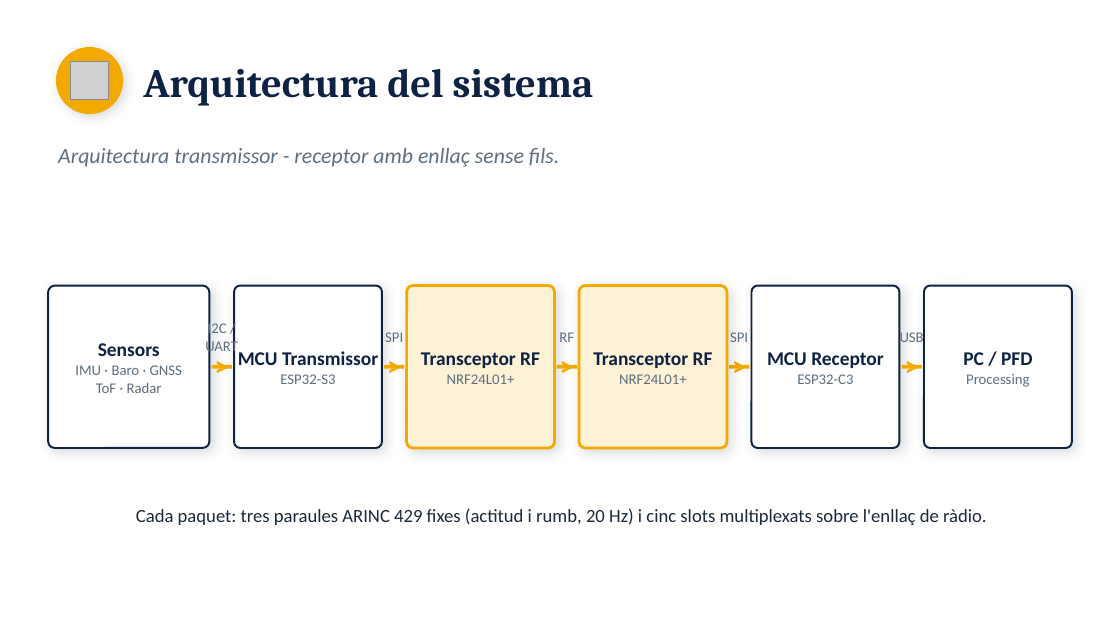
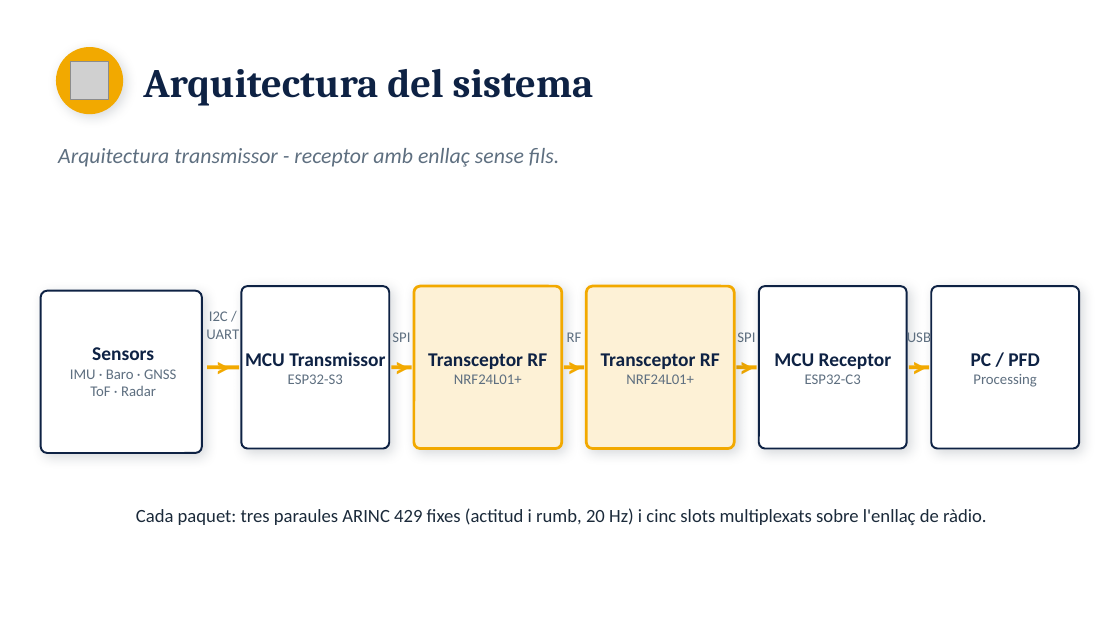
Before and after one commit to arnaumora/TFG-Plataforma-Instrumentacion-Avionica, a slide deck: slide 6 of Presentacio/Catalan/Defensa_TFG_Arnau.pptx. Drawn at 1120x630 pixels with LibreOffice and Linux fonts; fonts in the diff are those of the drawing; grey boxes stand for pictures. Boxes give left, top, right and bottom in pixels: in the first picture for what was removed or moved away, otherwise in the second. Text is boxed around its words. In the diff, an @@ line names an element or a change of style, - is before the commit and + after.

```diff
--- a/Presentacio/Catalan/Defensa_TFG_Arnau.pptx
+++ b/Presentacio/Catalan/Defensa_TFG_Arnau.pptx
@@ rounded rectangle: place and size @@
-rounded rectangle at <box>48,286,209,448</box>
+rounded rectangle at <box>40,291,202,454</box>
@@ text "Sensors": place and size @@
-text "Sensors" at <box>75,343,182,393</box>
+text "Sensors" at <box>70,347,176,396</box>
@@ text "I2C / UART" rewrapped from <box>205,321,238,355</box> to <box>206,311,239,339</box> @@
@@ text ">" rewrapped from <box>211,349,233,383</box> to <box>196,349,250,383</box> @@
@@ line moved from (212, 366) - (232, 366) to (207, 367) - (239, 367) @@
@@ 8 texts, 4 rounded rectangles, 2 lines: place and size @@
-8 texts, 4 rounded rectangles, 2 lines at <box>234,286,1072,448</box>
+8 texts, 4 rounded rectangles, 2 lines at <box>241,286,1079,448</box>
@@ 5 texts, 2 lines, 1 rounded rectangle: place and size @@
-5 texts, 2 lines, 1 rounded rectangle at <box>384,286,924,448</box>
+5 texts, 2 lines, 1 rounded rectangle at <box>392,286,931,448</box>
```
Also in this commit, not shown: 5 other slides changed, 1 other file.
